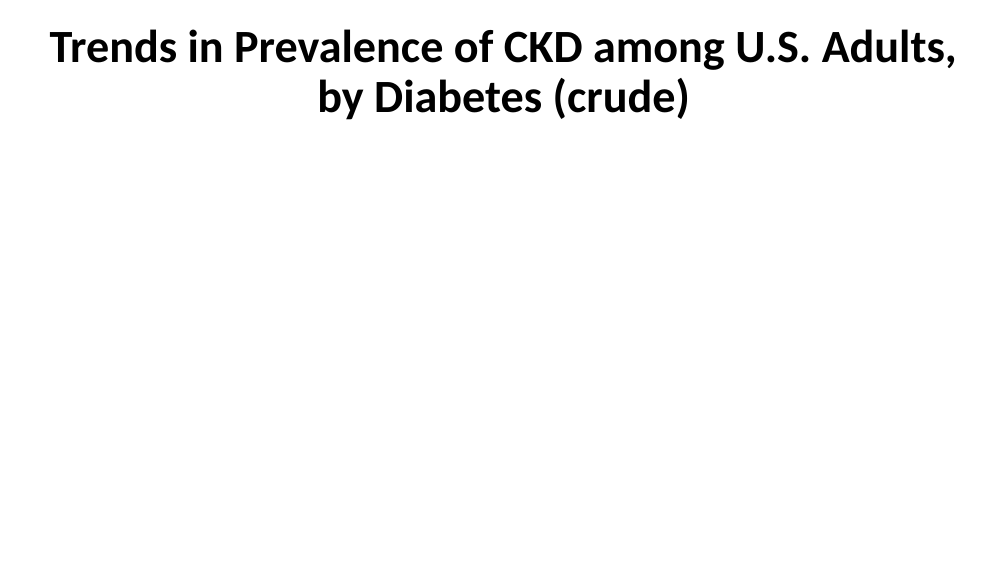
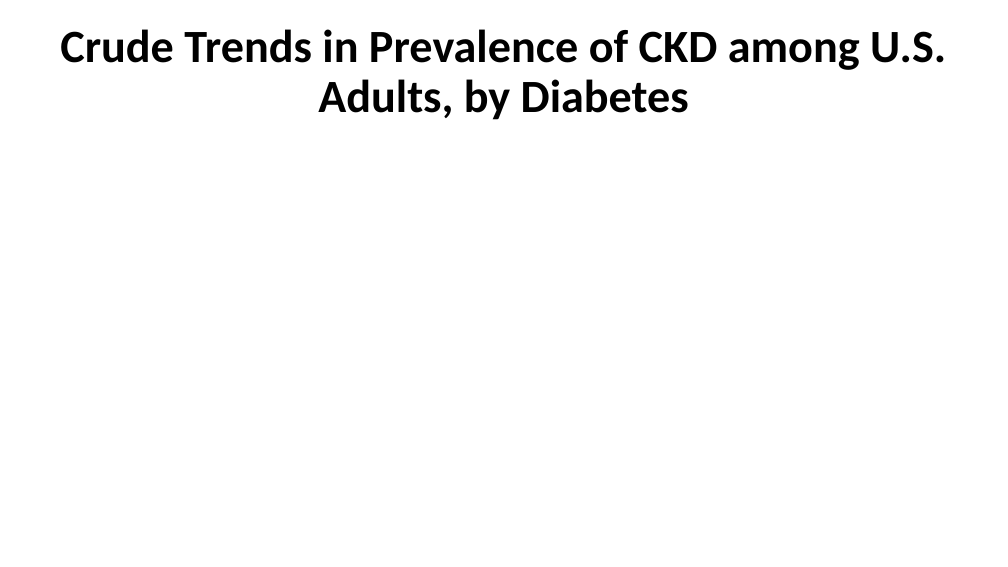
Before and after one commit to CDCgov/nccdphp-ddt-kdss, a slide deck: slide 9 of CKDSurveillance/PPT/Q9.pptx. Drawn at 1008x567 pixels with LibreOffice and Linux fonts; fonts in the diff are those of the drawing; background and template pictures are left out. Boxes give left, top, right and bottom in pixels: in the first picture for what was removed or moved away, otherwise in the second. Text is boxed around its words. In the diff, an @@ line names an element or a change of style, - is before the commit and + after.

```diff
--- a/CKDSurveillance/PPT/Q9.pptx
+++ b/CKDSurveillance/PPT/Q9.pptx
@@ title at box(60, 29, 946, 120): text changed @@
-Trends in Prevalence of CKD among U.S. Adults, by Diabetes (crude)
+Crude Trends in Prevalence of CKD among U.S. Adults, by Diabetes
```
Also in this commit, not shown: 10 other slides changed, 6 other files.
